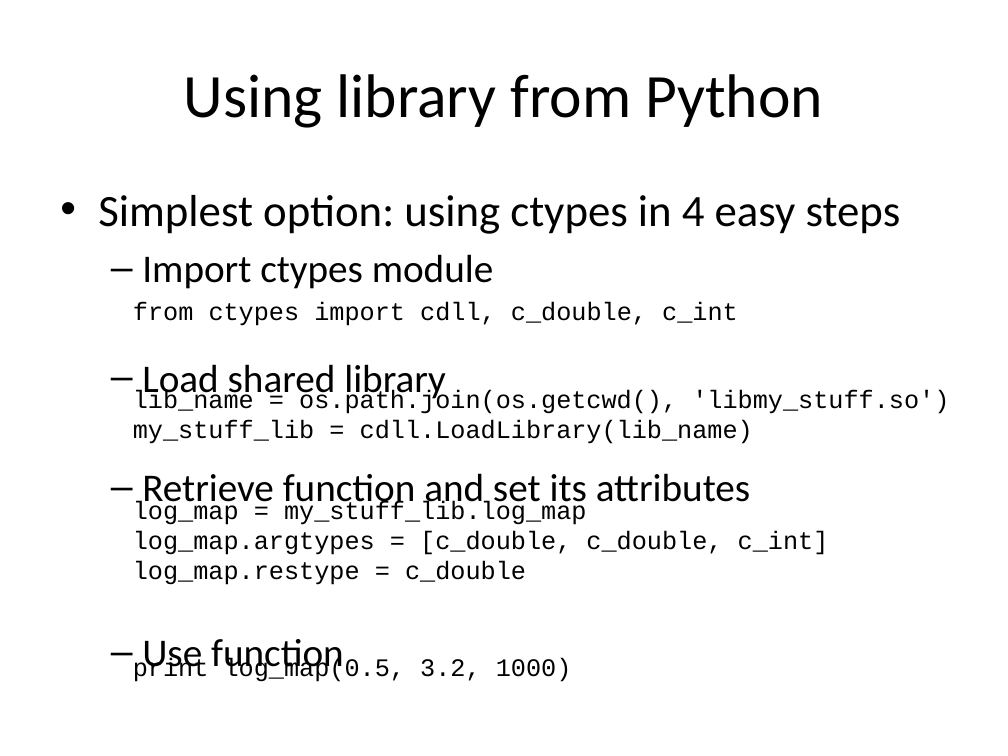
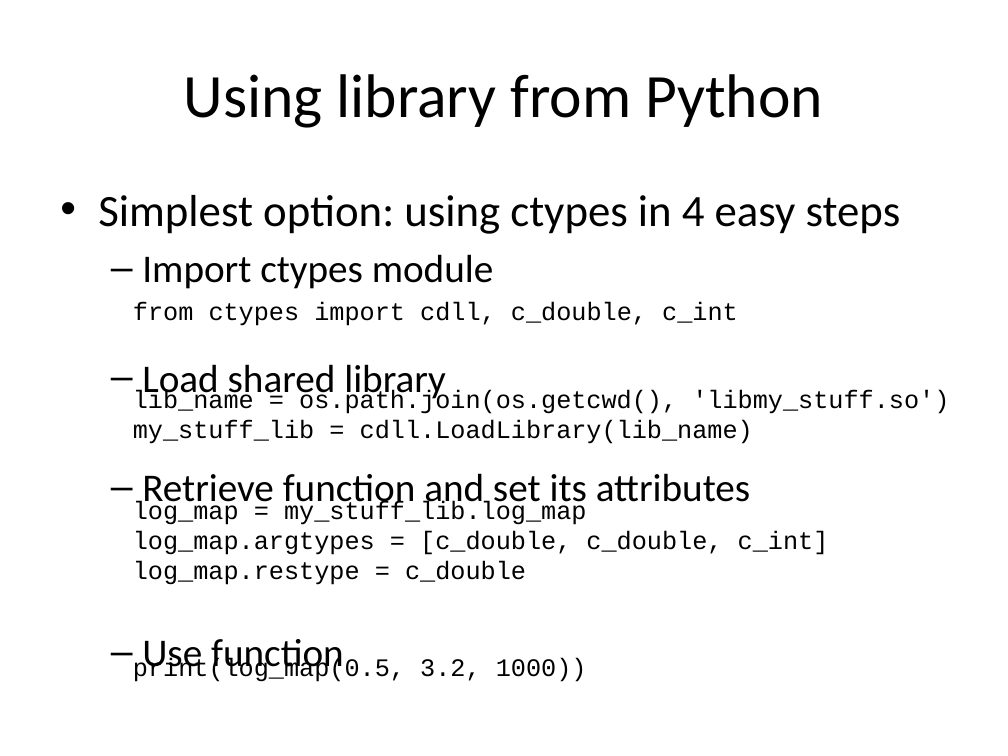
Before and after one commit to gjbex/training-material, a slide deck: slide 9 of Python/Interfacing_C_C++_Fortran/python-interfacing.pptx. Drawn at 1008x756 pixels with LibreOffice and Linux fonts; fonts in the diff are those of the drawing. Boxes give left, top, right and bottom in pixels: in the first picture for what was removed or moved away, otherwise in the second. Text is boxed around its words. In the diff, an @@ line names an element or a change of style, - is before the commit and + after.

```diff
--- a/Python/Interfacing_C_C++_Fortran/python-interfacing.pptx
+++ b/Python/Interfacing_C_C++_Fortran/python-interfacing.pptx
@@ text at [133, 658, 587, 682]: text changed @@
-print log_map(0.5, 3.2, 1000)
+print(log_map(0.5, 3.2, 1000))
```
Also in this commit, not shown: 7 other slides changed.
